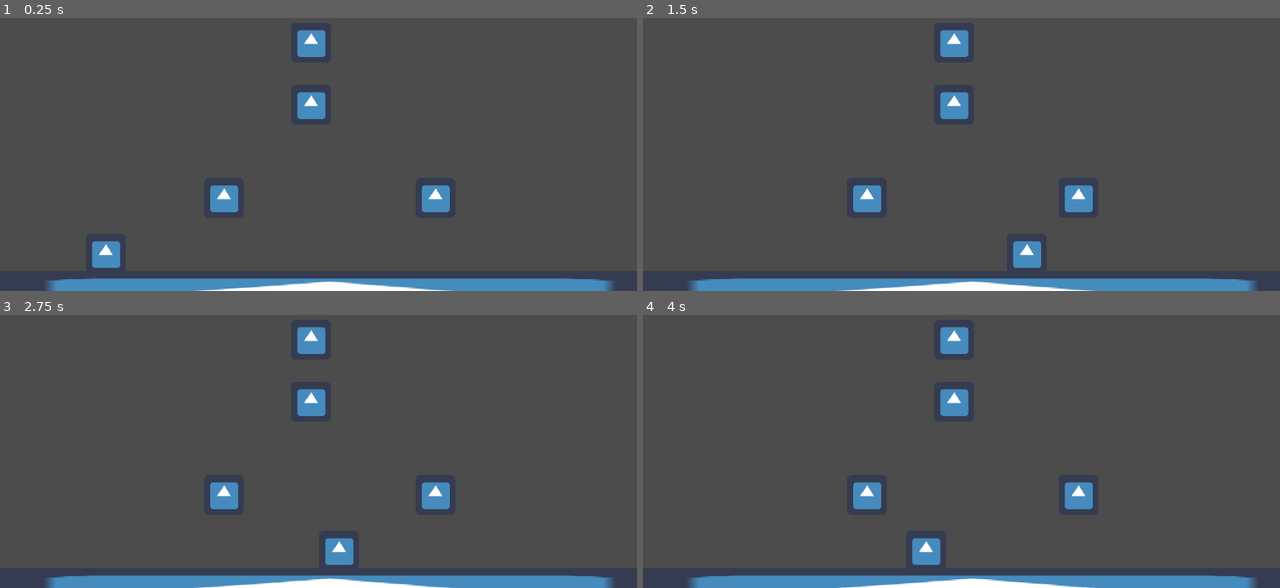
Above: before the commit, frames 1-4 (two rows, left to right).
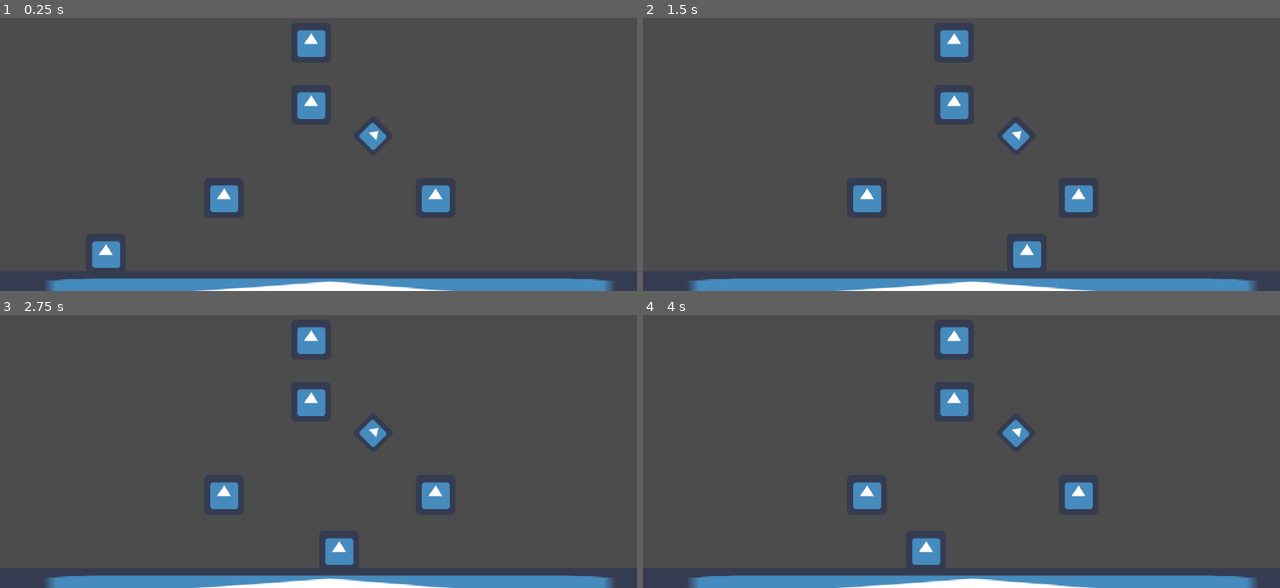
Above: after the commit, the same moments.

Repository: kydy11/godot_tutorial
Game: Godot game, scene res://Node2D.tscn
The game is run twice, just before and just after one commit, with the same random seed, the same clock (stepped at 60 frames per second) and the same inputs. The engine's default icon, where the game draws it, is replaced by a stand-in: a white triangle on a blue panel in a dark square.
Inputs:
- Up to frame 1 (0.25 s): no input
- Up to frame 2 (1.5 s): tap Enter at 0.5 s; hold D (right) 0.53-1.28 s; hold A (left) from 1.28 s (still down)
- Up to frame 3 (2.75 s): release A (left) at 2.03 s; hold D (right) from 2.03 s (still down)
- Up to frame 4 (4 s): release D (right) at 2.78 s; hold W (up) 2.78-3.53 s; hold A (left) from 3.53 s (still down)

The runs differ from the first frame. In frame 1, 0.2% of the frame differs, in the area x 56-61%, y 38-49%; in frame 2, 0.2%; in frame 3, 0.2%; in frame 4, 0.2%.

Commit message:
added signals

Diff:
--- a/KinematicBody2D.gd
+++ /dev/null
@@ -1,13 +0,0 @@
-extends "res://icon2.gd"
-
-# Declare member variables here. Examples:
-# var a = 2
-# var b = "text"
-
-# Called when the node enters the scene tree for the first time.
-func _ready():
-	pass # Replace with function body.
-
-# Called every frame. 'delta' is the elapsed time since the previous frame.
-#func _process(delta):
-#	pass
--- a/KinematicBody2D2.gd
+++ /dev/null
@@ -1,14 +0,0 @@
-extends KinematicBody2D
-
-# Declare member variables here. Examples:
-# var a = 2
-# var b = "text"
-
-# Called when the node enters the scene tree for the first time.
-func _ready():
-	pass # Replace with function body.
-
-# Called every frame. 'delta' is the elapsed time since the previous frame.
-#func _process(delta):
-#	pass
-func
--- a/Node2D.tscn
+++ b/Node2D.tscn
@@ -1,8 +1,8 @@
-[gd_scene load_steps=10 format=2]
+[gd_scene load_steps=11 format=2]
 
-[ext_resource path="res://icon2.gd" type="Script" id=1]
+[ext_resource path="res://playerScript.gd" type="Script" id=1]
 [ext_resource path="res://icon.png" type="Texture" id=2]
-[ext_resource path="res://Area2D.gd" type="Script" id=3]
+[ext_resource path="res://damageArea.gd" type="Script" id=3]
 
 [sub_resource type="RectangleShape2D" id=1]
 extents = Vector2( 30, 30 )
@@ -22,21 +22,24 @@
 [sub_resource type="RectangleShape2D" id=6]
 extents = Vector2( 30, 30 )
 
+[sub_resource type="RectangleShape2D" id=7]
+extents = Vector2( 30, 30 )
+
 [node name="Node2D" type="Node2D"]
 
-[node name="KinematicBody2D" type="KinematicBody2D" parent="."]
+[node name="Player" type="KinematicBody2D" parent="."]
 position = Vector2( 170, 531 )
 script = ExtResource( 1 )
 
-[node name="CollisionShape2D" type="CollisionShape2D" parent="KinematicBody2D"]
+[node name="CollisionShape2D" type="CollisionShape2D" parent="Player"]
 shape = SubResource( 1 )
 
-[node name="Sprite" type="Sprite" parent="KinematicBody2D"]
+[node name="Sprite" type="Sprite" parent="Player"]
 texture = ExtResource( 2 )
 
-[node name="Area2D" type="Area2D" parent="KinematicBody2D"]
+[node name="Area2D" type="Area2D" parent="Player"]
 
-[node name="CollisionShape2D" type="CollisionShape2D" parent="KinematicBody2D/Area2D"]
+[node name="CollisionShape2D" type="CollisionShape2D" parent="Player/Area2D"]
 shape = SubResource( 2 )
 
 [node name="StaticBody2d" type="StaticBody2D" parent="."]
@@ -85,3 +88,15 @@
 
 [node name="Sprite" type="Sprite" parent="Area2D"]
 texture = ExtResource( 2 )
+
+[node name="Area2D2" type="Area2D" parent="."]
+position = Vector2( 600, 350 )
+rotation = 0.785398
+scale = Vector2( 0.75, 0.75 )
+script = ExtResource( 3 )
+
+[node name="Sprite" type="Sprite" parent="Area2D2"]
+texture = ExtResource( 2 )
+
+[node name="CollisionShape2D" type="CollisionShape2D" parent="Area2D2"]
+shape = SubResource( 7 )
--- a/Area2D.gd
+++ b/damageArea.gd
@@ -3,12 +3,15 @@
 # Declare member variables here. Examples:
 # var a = 2
 # var b = "text"
+signal damege_player(amount)
 
 # Called when the node enters the scene tree for the first time.
 func _ready():
-    connect("body_entered", self, "on_body_entered_stuff")
-func on_body_entered_stuff(body):
-	print("stuff")
+	var player =get_node("/root/Node2D/Player")
+	connect("body_entered", self, "on_body_entered")
+	connect("damege_player", player , "recieve_damege")
+func on_body_entered(body):
+	emit_signal("damege_player", 2)
 
 # Called every frame. 'delta' is the elapsed time since the previous frame.
 #func _process(delta):
--- a/icon2.gd
+++ b/playerScript.gd
@@ -8,8 +8,12 @@
 var jumpHight =4;
 var jumpTime =1;
 var currantJumpTime =0;
+var health =20;
 
 var velocity = Vector2()
+
+#func _ready():
+#	print(self.get_path())
 
 
 func _physics_process(delta):
@@ -63,3 +67,7 @@
 		velocity.y =0;
 	if move_and_slide(velocity/2)[0]==0:
 		velocity.x =0;
+
+func recieve_damege(amount):
+	health-=amount
+	print(health)
